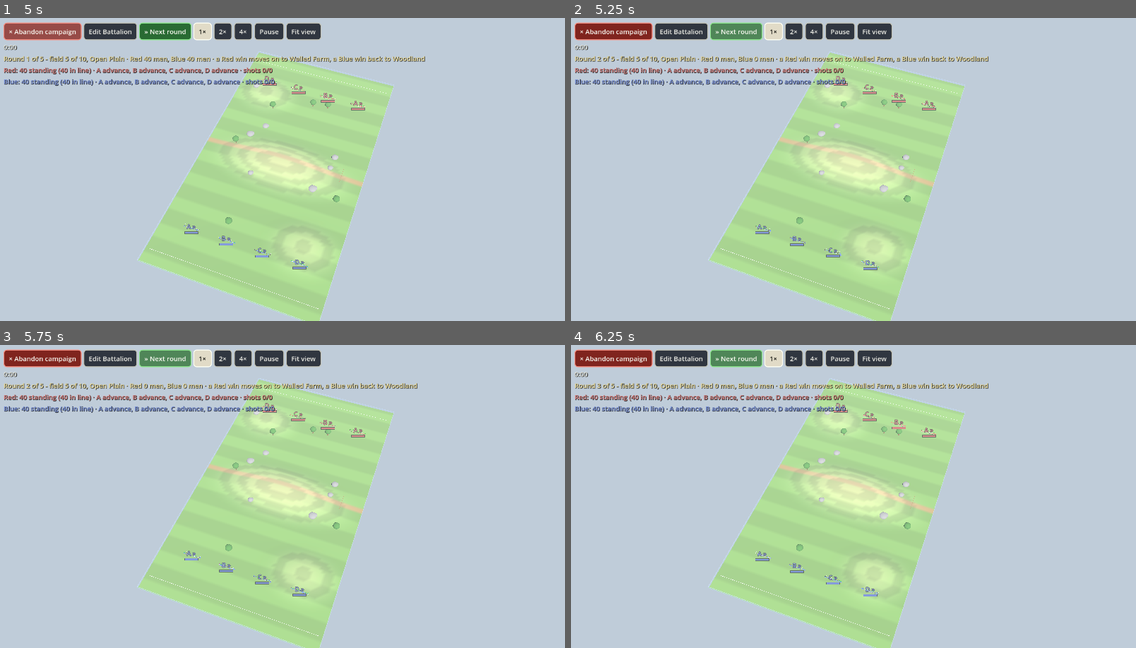
Above: before the commit, frames 1-4 (two rows, left to right).
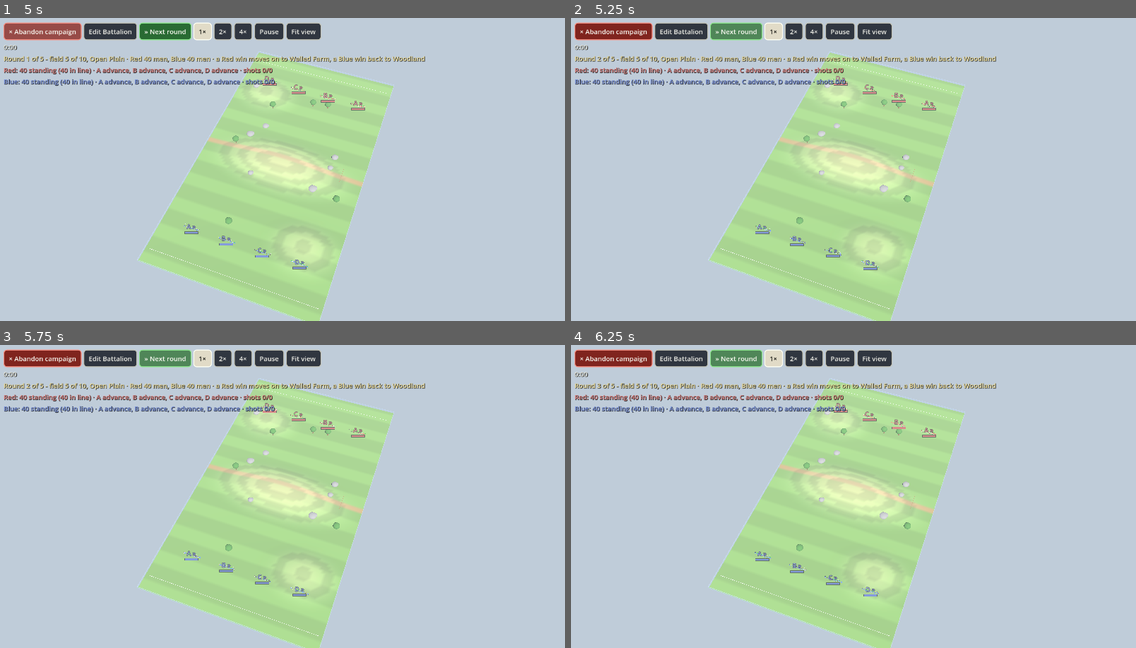
Above: after the commit, the same moments.

Repository: nathandunn/drillbook-bots
Game: Godot game, scene res://scenes/Main.tscn
The game is run twice, just before and just after one commit, with the same random seed, the same clock (stepped at 60 frames per second) and the same inputs.
Inputs:
- Up to frame 1 (5 s): click "» Start a campaign (5 rounds)" at 0.5 s; click "× Abandon campaign" at 1.25 s; click "» Start a campaign (5 rounds)" at 2 s; click "× Abandon campaign" at 2.75 s; click "» Fight one battle" at 3.5 s; click "» Start a campaign" at 4.25 s
- Up to frame 2 (5.25 s): click "» Next round" at 5 s
- Up to frame 3 (5.75 s): no input
- Up to frame 4 (6.25 s): click "» Next round" at 5.75 s

Frame 1 is identical in both runs. In frame 2, 0.6% of the frame differs, in the area x 25-76%, y 12-83%; in frame 3, 0.7%; in frame 4, 0.7%.
Error in both runs: Out of bounds get index '1' (on base: 'Array') (res://scripts/main.gd:542)

Commit message:
Campaign: re-raise emptied companies from recruits each round
A company wiped out, or merged into its neighbour for being cut to a handful, was struck
off for the rest of the campaign, so from round 2 a battalion often fought with only one or
two companies and the drills set on the others never fought again. Now it is raised again
from recruits every round but the last (which is still fought with whoever is left).

Co-Authored-By: Claude Opus 5.5 <noreply@anthropic.com>
Claude-Session: https://claude.ai/code/session_0151CJsskN2V3a8mXPF74qvd

Diff:
--- a/scripts/main.gd
+++ b/scripts/main.gd
@@ -402,7 +402,9 @@
 		if campaign_round > 1:
 			_merge_broken(t, roster)
 		if not last:
-			# every company back to its size with recruits; a company with nobody left is struck off
+			# every company back to its size with recruits. A company with nobody left - wiped out, or
+			# its handful merged into the next company along - is raised again from recruits, so every
+			# company (and the drill it fights by) takes the field each round but the last.
 			for c in (manager.companies[t] as Array).size():
 				var co: Dictionary = manager.companies[t][c]
 				var have := 0
@@ -411,8 +413,6 @@
 					if int(r.get("co", 0)) == c:
 						have += 1
 						next_no = maxi(next_no, int(r.get("no", 0)) + 1)
-				if campaign_round > 1 and have == 0:
-					continue
 				while have < int(co["size"]):
 					roster.append({"name": "%s%s %d" % [MatchManager.TEAM_NAMES[t][0], co["name"], next_no], "no": next_no, "co": c,
 						"seed": randi(), "kills": 0, "rounds": 0, "recruit": true})
@@ -429,7 +429,7 @@
 ## the last round was won, in which case keep the winning choice 70 % of the time.
 ## A company cut down to a handful (fewer than 3 men, or under a quarter of its size) is broken
 ## up: whoever is left joins the nearest company along the line that still has men, and the
-## broken company is struck off. A company with nobody left is simply struck off.
+## broken company loses its men to the neighbour; it is raised again from recruits next round (not the last).
 func _merge_broken(t: int, roster: Array) -> void:
 	var cos: Array = manager.companies[t]
 	var have := {}
